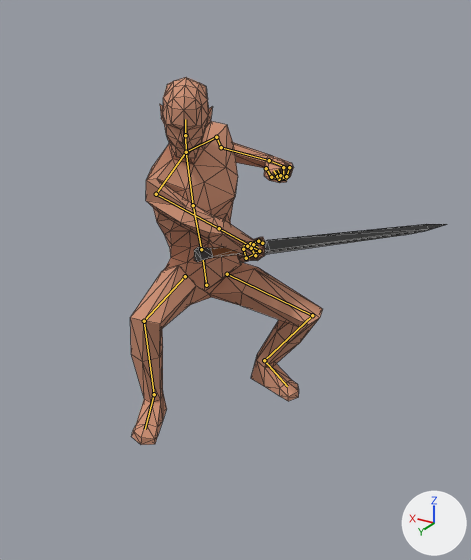
A saved change to the Blender file resources/blender/base_male_IK_001_take_two.blend.
Camera for both pictures: a camera (50 mm lens) standing at (-1.42, 2.92, 1.63) and looking at (-0.2, 0.9, 0.62). The lights are fixed; the arrows at lower right show +X, +Y and +Z. The picture after the commit comes second. Both versions are drawn at frame 15 of the action 'OSBasic3'; the numbers are the values there. The bones that change, and the others that lie on the model, are drawn over the model as lines. Mesh edges are drawn as thin lines.

Names of what the first picture shows: 'CharacterMesh', 'Orc Sword'.
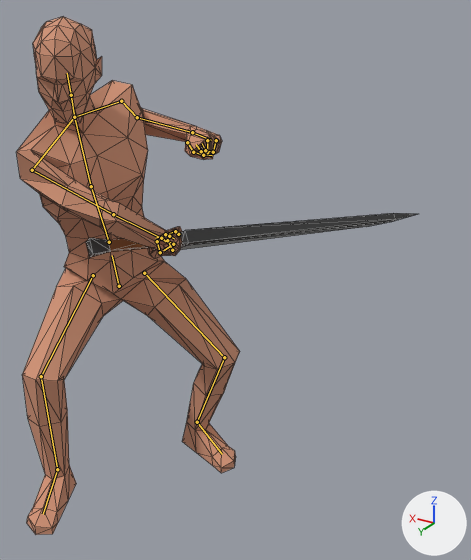
Where the change shows, as pixel boxes (x1, y1, x2, y2) in the pictures (471 x 560 px):
'CharacterMesh', posed (16% wider, 41% taller): before (130, 77, 322, 445); after (17, 17, 240, 535)
'Orc Sword', posed (31% wider, 15% taller): before (194, 224, 446, 262); after (86, 213, 416, 257)
bone 'SRC_pelvis', root to tip: before (206, 285) to (203, 260); after (119, 286) to (112, 255)

The change in detail:
Bone 'SRC_pelvis' (bone_src_pelvis) moves from (-0.025, -0.394, 0.784) to (-0.025, -0.189, 1.34).
Bone 'IK_foot_l' (bone_ik_foot_l) moves from (0.0, -0.661, 0.0) to (0.0, -1.217, 0.0).
Bone 'IK_knee_l' (bone_ik_knee_l) moves from (0.84, 0.391, -0.087) to (0.84, 0.948, -0.087).
Bone 'IK_foot_r' (bone_ik_foot_r) moves from (0.095, -1.148, 0.007) to (0.095, -1.705, 0.007).
Bone 'IK_knee_r' (bone_ik_knee_r) moves from (0.501, 1.141, 0.067) to (0.501, 1.698, 0.067).
